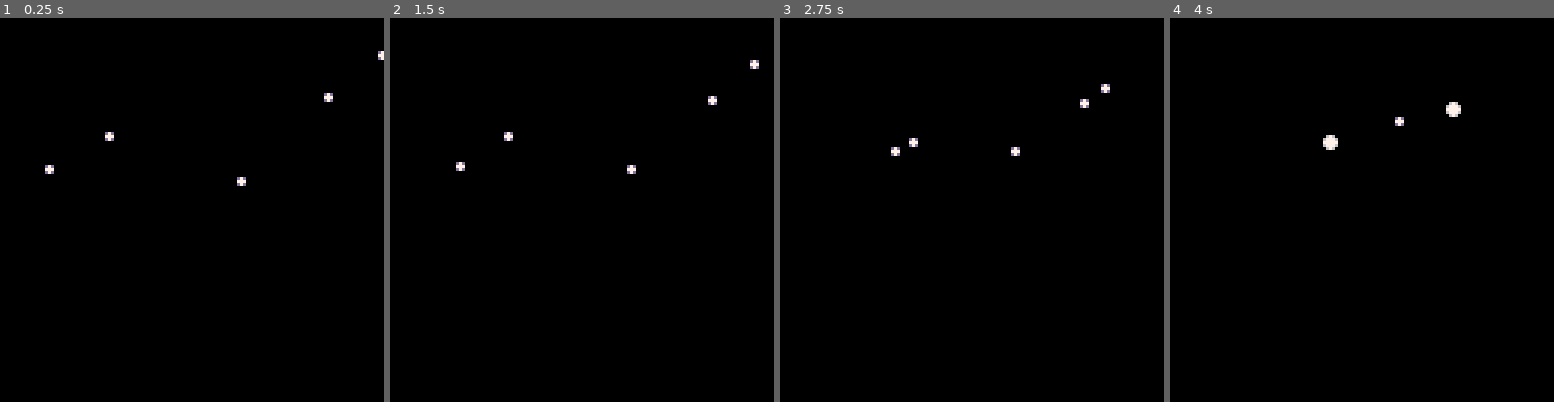
Above: before the commit, frames 1-4 (left to right).
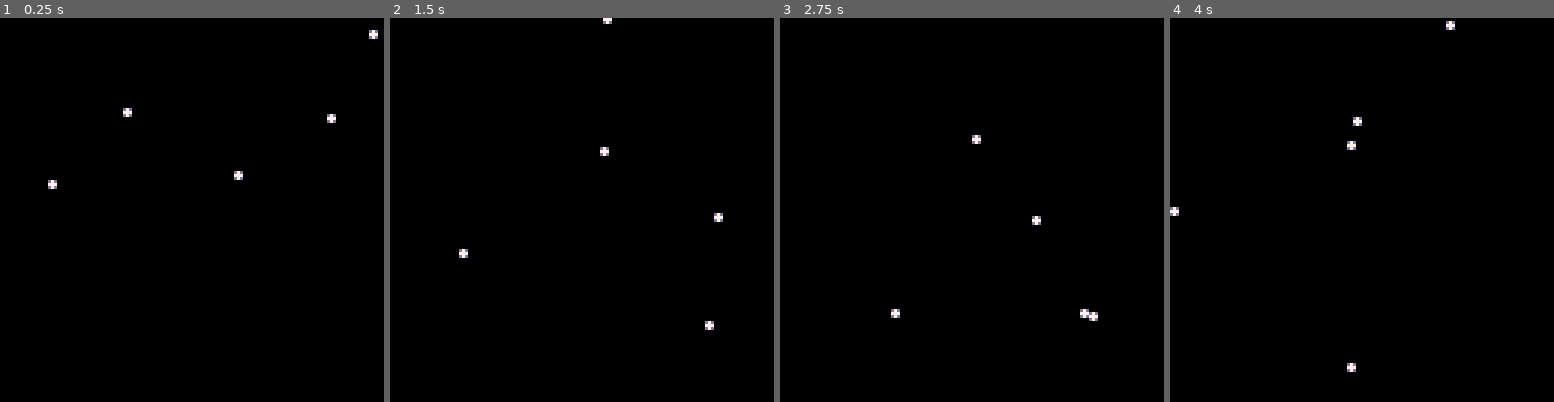
Above: after the commit, the same moments.

Repository: gerwitz/pico-8
Game: PICO-8 cartridge orbital.p8
The game is run twice, just before and just after one commit, with the same random seed, the same clock (stepped at 60 frames per second) and the same inputs.
Inputs:
- Up to frame 1 (0.25 s): no input
- Up to frame 2 (1.5 s): no input
- Up to frame 3 (2.75 s): no input
- Up to frame 4 (4 s): no input

The runs differ from the first frame. In frame 1, 0.5% of the frame differs, in the area x 11-100%, y 3-45%; in frame 2, 0.5%; in frame 3, 0.5%; in frame 4, 0.6%, in the area x 0-76%, y 0-93%.

Commit message:
initial motion

Diff:
--- a/orbital.p8
+++ b/orbital.p8
@@ -17,8 +17,8 @@
   p.x = rnd(128)
   p.y = rnd(128)
   -- motion vector
-  p.dx = 0
-  p.dy = 0
+  p.dx = rnd(2)-1
+  p.dy = rnd(2)-1
 
   add(planets, p)
 end
